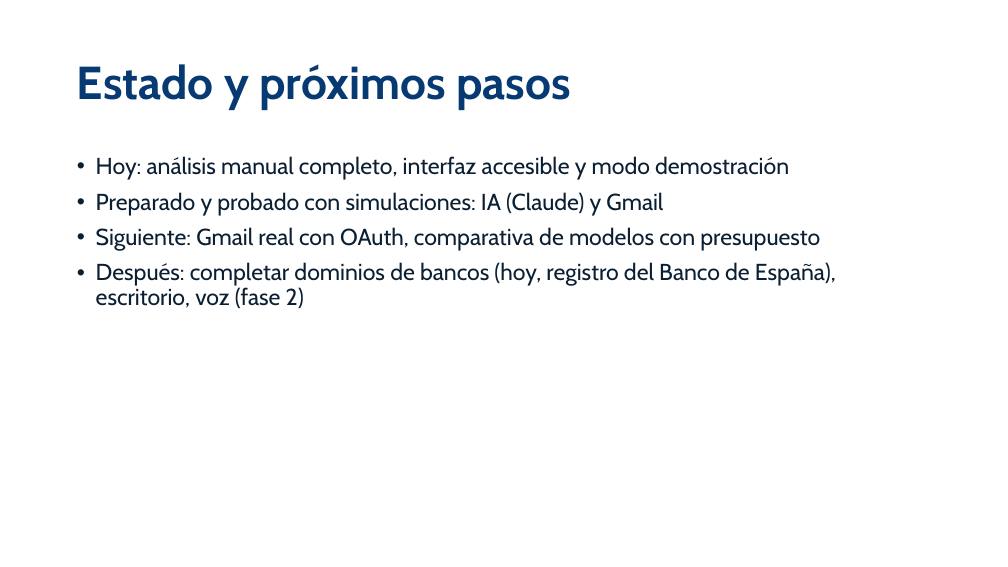
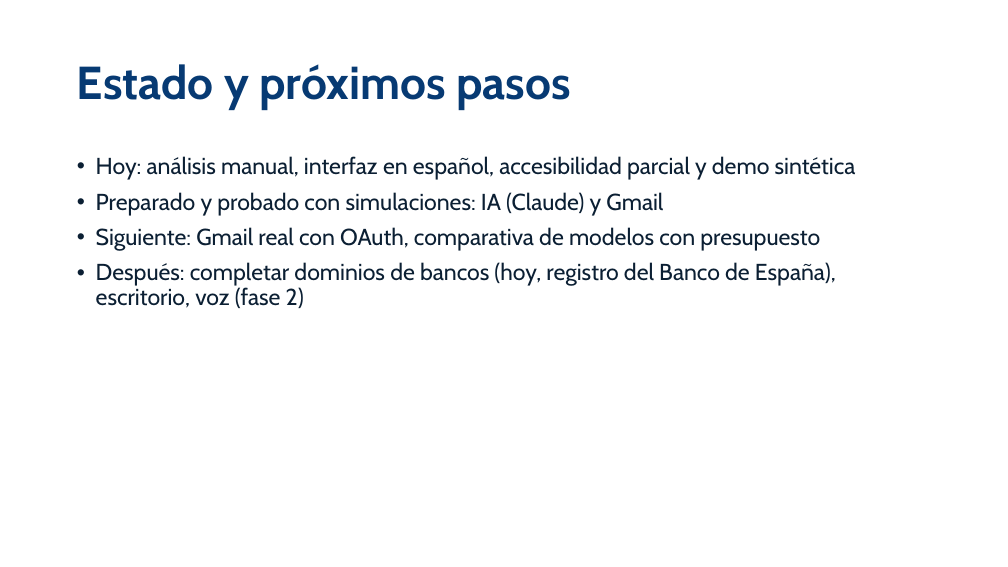
Before and after one commit to diegoalmajano/hackaton-finance-antifraude, a slide deck: slide 11 of docs/entrega/Presentacion_Asistente_Antifraude.pptx. Drawn at 1008x567 pixels with LibreOffice and Linux fonts; fonts in the diff are those of the drawing. Boxes give left, top, right and bottom in pixels: in the first picture for what was removed or moved away, otherwise in the second. Text is boxed around its words. In the diff, an @@ line names an element or a change of style, - is before the commit and + after.

```diff
--- a/docs/entrega/Presentacion_Asistente_Antifraude.pptx
+++ b/docs/entrega/Presentacion_Asistente_Antifraude.pptx
@@ text at (x1=96, y1=156, x2=856, y2=180): text changed @@
-• Hoy: análisis manual completo, interfaz accesible y modo demostración
+• Hoy: análisis manual, interfaz en español, accesibilidad parcial y demo sintética
```
Also in this commit, not shown: 3 other slides changed, 36 other files.
